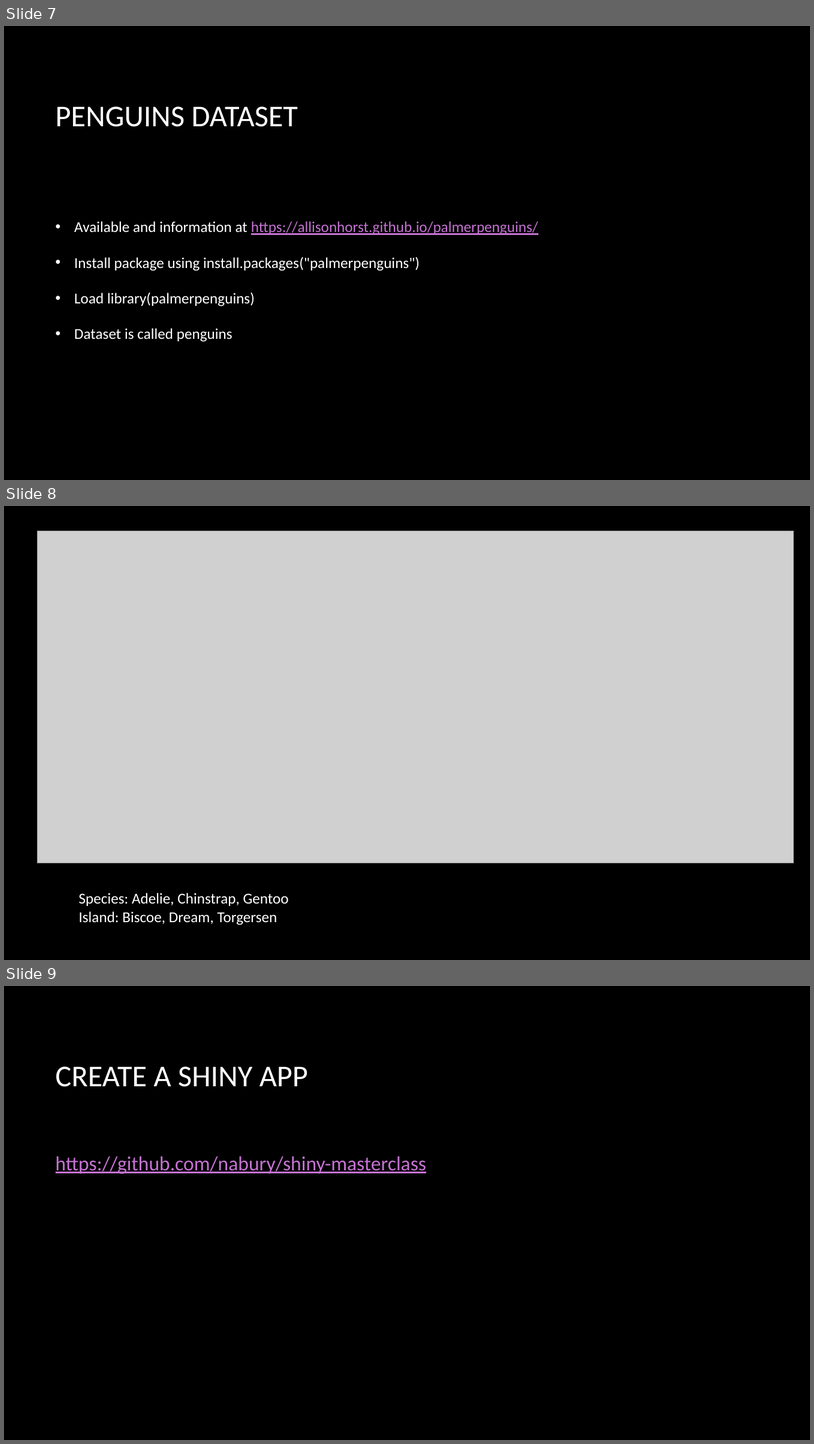
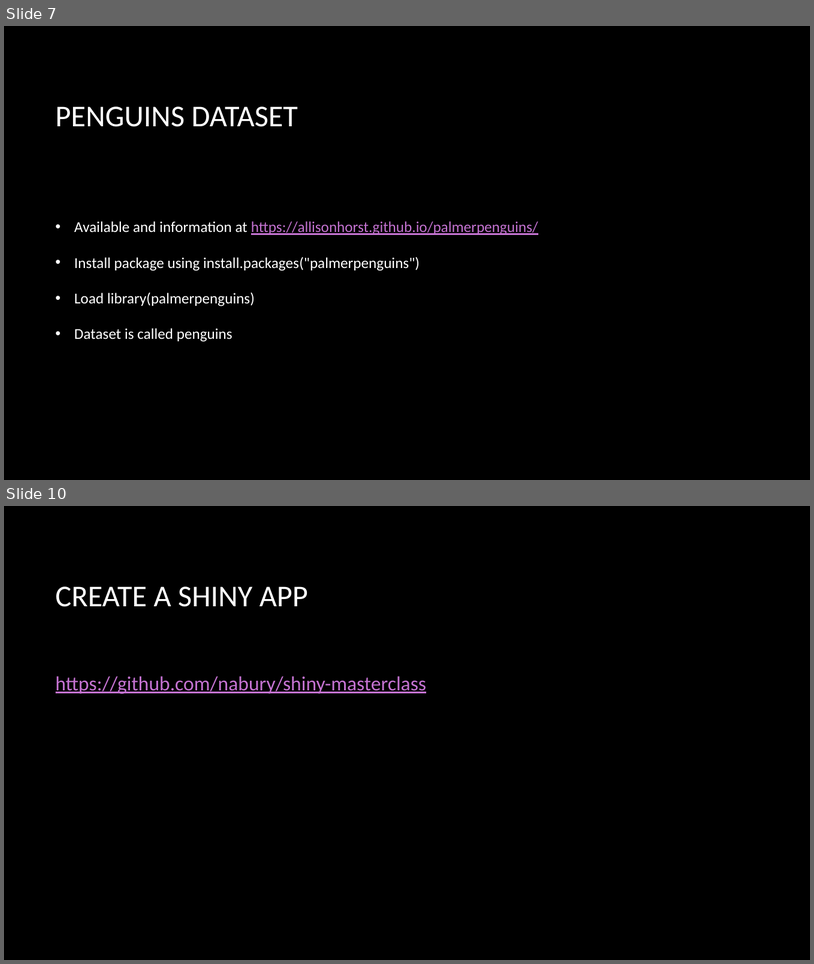
Before and after one commit to nabury/shiny-masterclass, a slide deck: Part 3/Slides part 3.pptx. Shown one above the other, each under a label of ours: slides 7, 8 and 9 before the commit, slides 7 and 10 after it; the slides between them are not shown. The pictures are 814x1444 and 814x964 pixels, drawn with LibreOffice and Linux fonts; fonts in the diff are those of the drawing; grey boxes stand for pictures; background and template pictures are left out. Boxes give left, top, right and bottom in pixels: in the first picture for what was removed or moved away, otherwise in the second. Text is boxed around its words. In the diff, an @@ line names an element or a change of style, - is before the commit and + after.

```diff
--- a/Part 3/Slides part 3.pptx
+++ b/Part 3/Slides part 3.pptx
@@ slide 8 removed at [4,506,810,960], background picture (left out) @@
@@ picture removed at [37,531,794,863] @@
@@ text removed at [79,892,289,925] @@
-Species: Adelie, Chinstrap, Gentoo
-Island: Biscoe, Dream, Torgersen
@@ what was slide 9 is now slide 10 @@
```
Also in this commit, not shown: 2 slides added.
